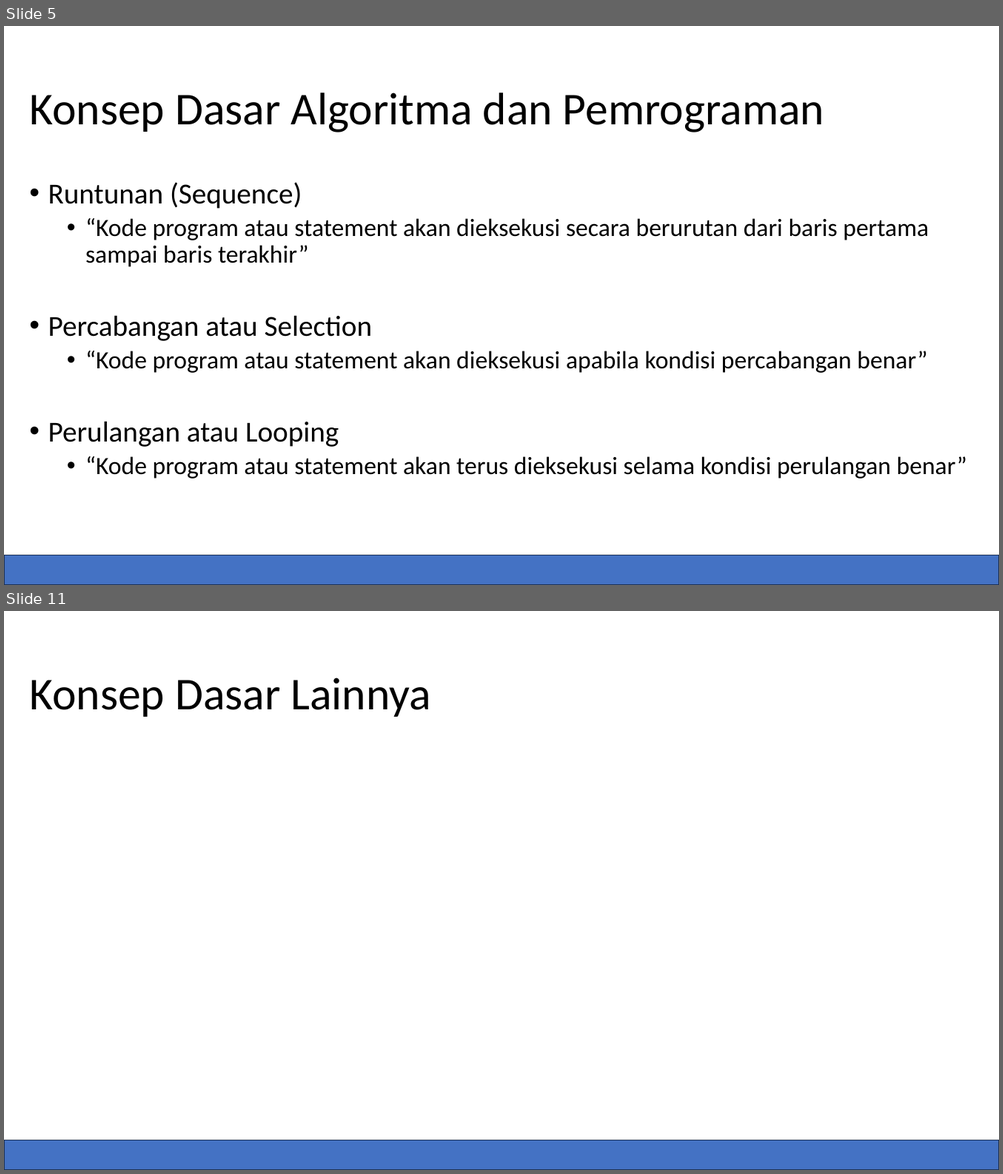
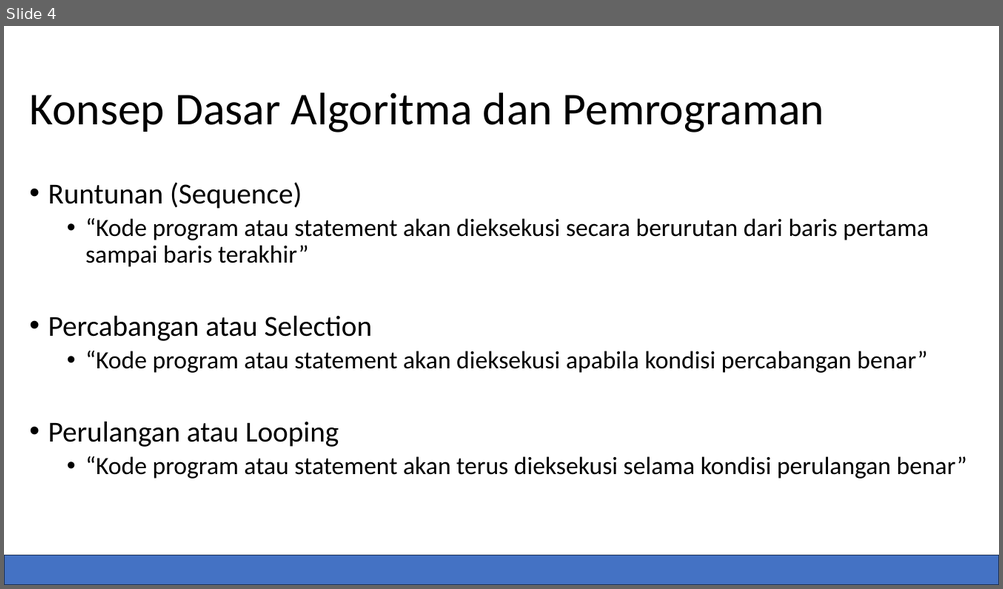
Before and after one commit to kusin/bahan-ajar-ML, a slide deck: dokumentasi ppt/Pertemuan 1 – Pengantar Bahasa Python.pptx. Shown one above the other, each under a label of ours: slides 5 and 11 before the commit, slide 4 after it; the slides between them are not shown. The pictures are 1003x1174 and 1003x589 pixels, drawn with LibreOffice and Linux fonts; fonts in the diff are those of the drawing. Boxes give left, top, right and bottom in pixels: in the first picture for what was removed or moved away, otherwise in the second. Text is boxed around its words. In the diff, an @@ line names an element or a change of style, - is before the commit and + after.

```diff
--- a/dokumentasi ppt/Pertemuan 1 – Pengantar Bahasa Python.pptx
+++ b/dokumentasi ppt/Pertemuan 1 – Pengantar Bahasa Python.pptx
@@ slide 11 removed at (4,611,999,1170), background #FFFFFF @@
@@ title removed at (29,678,431,717) @@
-Konsep Dasar Lainnya
@@ rectangle removed at (4,1141,999,1170) @@
@@ what was slide 5 is now slide 4 @@
```
Also in this commit, not shown: 7 slides changed, 7 slides added, 1 other slide removed, 10 other files.
